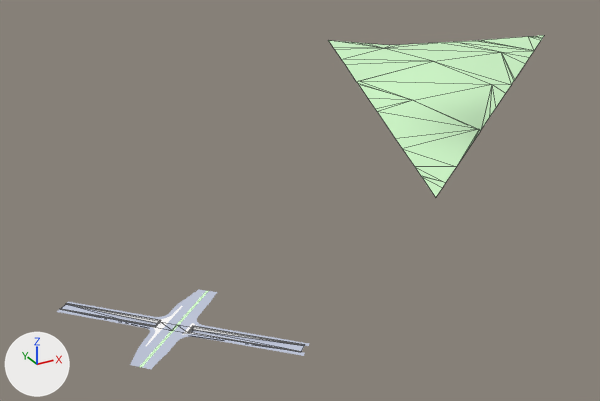
An edit to the glTF model data/Al-Seifullin.glb, drawn before and after from the same camera.
Camera for both pictures: a camera (50 mm lens) standing at (-424.0, -1283.0, 815.0) and looking at (632.0, 635.0, -144.0). The axes (+X, +Y, +Z) are drawn at lower left. The lights are the same throughout. Mesh edges are drawn as thin lines on the coarser meshes. Where no turn or scale is listed for an object, it has been applied to the vertices.

The scene before the commit, as lines of its bpy script (objects in view):
```python
me_id133 = bpy.data.meshes.new('ID133')
me_id133.from_pydata(...)  # 53 vertices, 58 faces; spans x -2135.0..-831.0, y -6850.0..-5398.0, z -17.0..24.0
me_id133.materials.append(mat_green)  # green #d4ffcd
me_id32 = bpy.data.meshes.new('ID32')
me_id32.from_pydata(...)  # 109 vertices, 107 faces; spans x 0.0..276.0, y 104.0..375.0, z 0.0
me_id32.materials.append(mat_asphalt_001)
me_id50 = bpy.data.meshes.new('ID50')
me_id50.from_pydata(...)  # 44 vertices, 66 faces; spans x 0.0..344.0, y 0.0..356.0, z 0.0..8.0
me_id50.materials.append(mat_concrete_001)
ob_group_1_001 = bpy.data.objects.new('group_1.001', me_id32)
ob_group_1_001.location = (-175.0, -236.0, 0.0)
ob_group_4 = bpy.data.objects.new('group_4', me_id50)
ob_group_4.location = (-168.0, -224.0, -7.0)
ob_group_9 = bpy.data.objects.new('group_9', me_id133)
ob_group_9.location = (2746.0, 6850.0, 110.0)
# also in view: 'group_2' at (4.0, -46.0, -4.0); 'group_1' at (47.0, -95.0, 0.0)
```
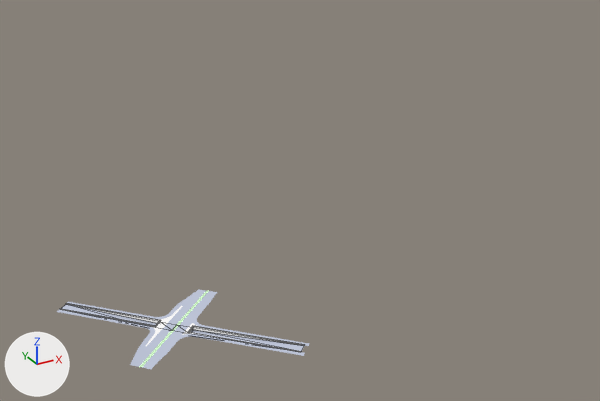
Location of each change, [x1, y1, x2, y2] in pixels of the pictures (600 x 401 px):
'group_9', deleted (green)
    before: [328, 35, 544, 197]

Patch to the scene script:
```diff
--- a/data/Al-Seifullin.glb.py
+++ b/data/Al-Seifullin.glb.py
@@ ob_group_9 @@
-ob_group_9 = bpy.data.objects.new('group_9', me_id133)
-ob_group_9.location = (2746.0, 6850.0, 110.0)
```
